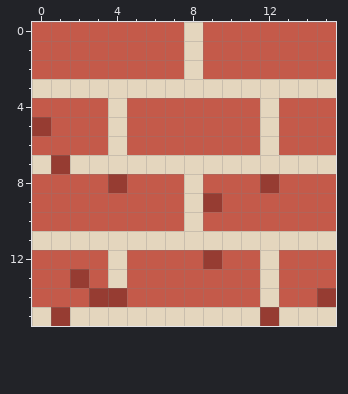
Two versions of one pixel-art file, game/pixel-tiles/brick.aseprite. Above: the version before the commit.
16x16 pixels, 1 frame.
The result:
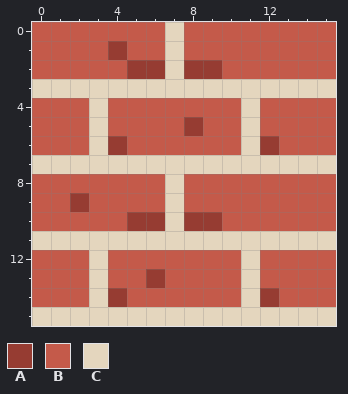
Palette (. is transparent): A #963c32  B #c45a4a  C #e4d6be
Edits made:
{"y":0,"x":7,"old":"BC","new":"CB"}
{"y":1,"x":4,"old":"B","new":"A"}
{"y":1,"x":7,"old":"BC","new":"CB"}
{"y":2,"x":5,"old":"BBBCB","new":"AACAA"}
{"y":4,"x":3,"old":"BC","new":"CB"}
{"y":4,"x":11,"old":"BC","new":"CB"}
{"y":5,"x":0,"old":"A","new":"B"}
{"y":5,"x":3,"old":"BC","new":"CB"}
{"y":5,"x":8,"old":"B","new":"A"}
{"y":5,"x":11,"old":"BC","new":"CB"}
{"y":6,"x":3,"old":"BC","new":"CA"}
{"y":6,"x":11,"old":"BC","new":"CA"}
{"y":7,"x":1,"old":"A","new":"C"}
{"y":8,"x":4,"old":"A","new":"B"}
{"y":8,"x":7,"old":"BC","new":"CB"}
{"y":8,"x":12,"old":"A","new":"B"}
{"y":9,"x":2,"old":"B","new":"A"}
{"y":9,"x":7,"old":"BCA","new":"CBB"}
{"y":10,"x":5,"old":"BBBCB","new":"AACAA"}
{"y":12,"x":3,"old":"BC","new":"CB"}
{"y":12,"x":9,"old":"A","new":"B"}
{"y":12,"x":11,"old":"BC","new":"CB"}
{"y":13,"x":2,"old":"ABC","new":"BCB"}
{"y":13,"x":6,"old":"B","new":"A"}
{"y":13,"x":11,"old":"BC","new":"CB"}
{"y":14,"x":3,"old":"A","new":"C"}
{"y":14,"x":11,"old":"BC","new":"CA"}
{"y":14,"x":15,"old":"A","new":"B"}
{"y":15,"x":1,"old":"A","new":"C"}
{"y":15,"x":12,"old":"A","new":"C"}
{"label":"changed","picture_box":[32,22,336,326]}
